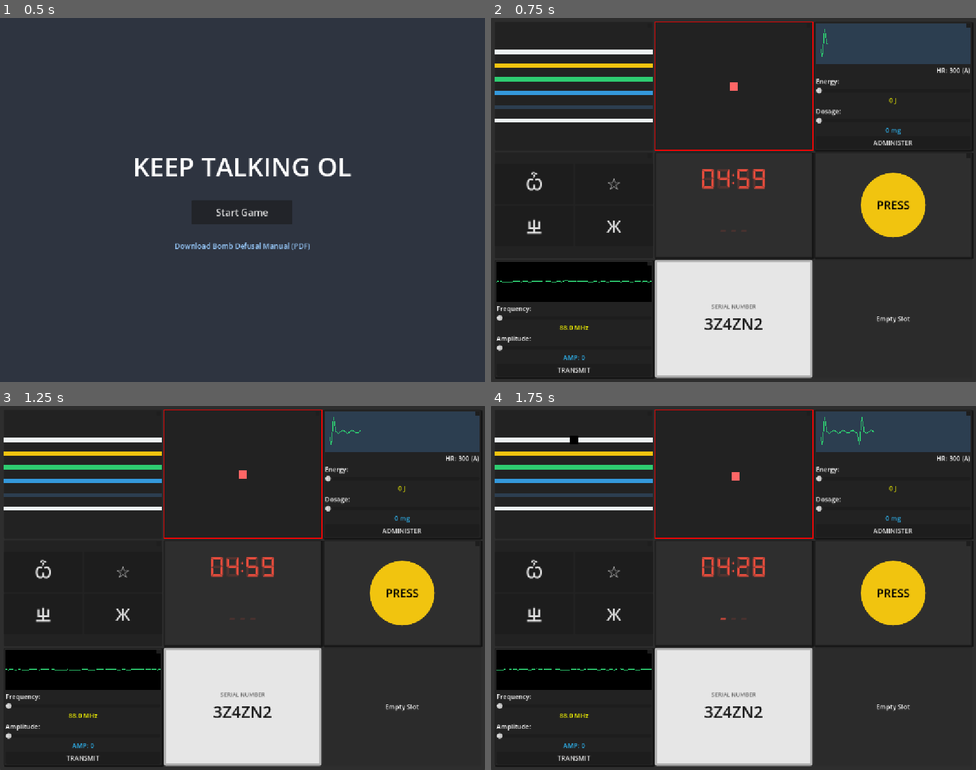
Above: before the commit, frames 1-4 (two rows, left to right).
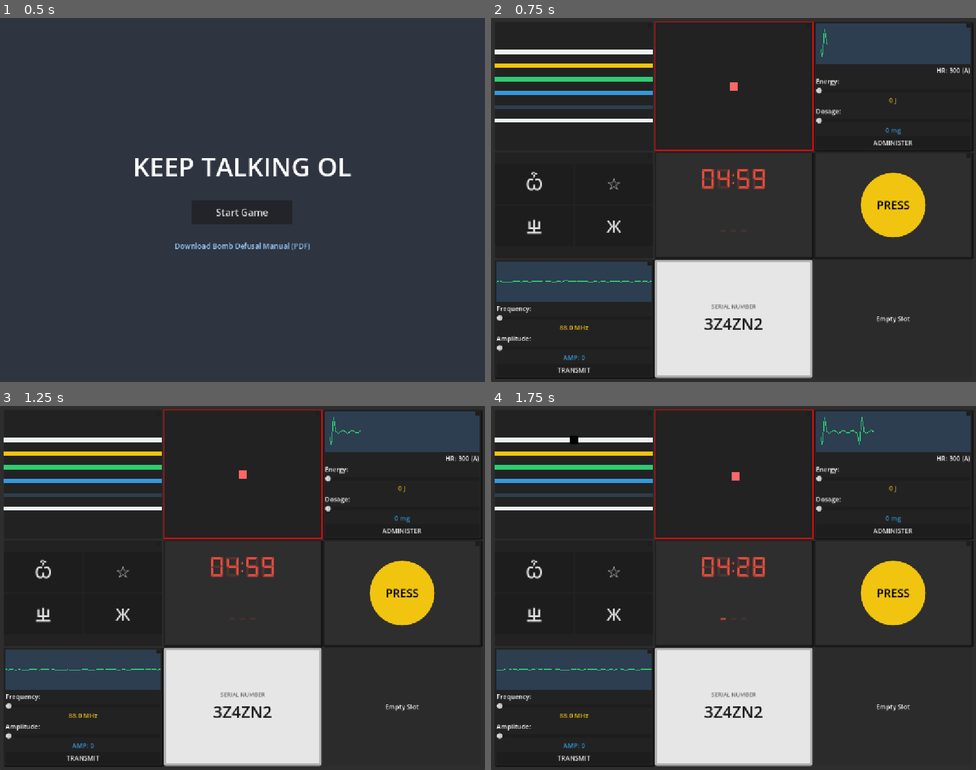
Above: after the commit, the same moments.

Repository: yutianzhe30/KeepTalkingOL
Game: Godot game, scene res://Scenes/UI/MainMenu.tscn
The game is run twice, just before and just after one commit, with the same random seed, the same clock (stepped at 60 frames per second) and the same inputs.
Inputs (mouse positions are in pixels of both pictures, inside the frame that each line leads up to):
- Up to frame 1 (0.5 s): no input
- Up to frame 2 (0.75 s): click "Start Game" at 0.5 s
- Up to frame 3 (1.25 s): no input
- Up to frame 4 (1.75 s): click (573, 438) at 1.27 s

Frame 1 is identical in both runs. In frame 2, 3.5% of the frame differs, in the area x 1-84%, y 22-94%; in frame 3, 3.5%; in frame 4, 3.5%.

Commit message:
refactor

Diff:
--- a/Scripts/BombManager.gd
+++ b/Scripts/BombManager.gd
@@ -22,7 +22,7 @@
 			var module := child as BaseModule
 
 			# Filter out modules that are not puzzles
-			if not module.name in ["BalanceModule", "TimerModule", "SerialNumberModule", "PlaceholderModule", "Placeholder5", "Placeholder6"]:
+			if module.is_solvable:
 				total_solvable += 1
 
 			module.module_struck.connect(_on_module_struck.bind(module))
@@ -63,7 +63,7 @@
 
 func _on_module_solved(module: BaseModule) -> void:
 	if game_ended: return
-	if module.name in ["BalanceModule", "TimerModule", "SerialNumberModule"]: return
+	if not module.is_solvable: return
 
 	current_solved += 1
 	print("BombManager solved: ", module.name, " (", current_solved, "/", total_solvable, ")")
--- a/Scripts/Modules/BalanceModule.gd
+++ b/Scripts/Modules/BalanceModule.gd
@@ -2,6 +2,9 @@
 
 @onready var ball = $ReferenceRect/Ball
 @onready var boundary = $ReferenceRect
+
+func _init() -> void:
+	is_solvable = false
 
 var velocity: Vector2 = Vector2.ZERO
 var position_offset: Vector2 = Vector2.ZERO # Position relative to center
--- a/Scripts/Modules/BaseModule.gd
+++ b/Scripts/Modules/BaseModule.gd
@@ -1,5 +1,7 @@
 class_name BaseModule
 extends Control
+
+@export var is_solvable: bool = true
 
 signal module_solved
 signal module_struck
--- a/Scripts/Modules/ECGModule.gd
+++ b/Scripts/Modules/ECGModule.gd
@@ -41,6 +41,8 @@
 	# Apply Global Colors
 	ecg_line.default_color = GlobalColors.COLOR_GREEN
 	ecg_display_rect.color = GlobalColors.COLOR_BLACK
+	energy_label.add_theme_color_override("font_color", GlobalColors.COLOR_YELLOW)
+	dosage_label.add_theme_color_override("font_color", GlobalColors.COLOR_BLUE)
 
 	administer_btn.pressed.connect(_on_administer_pressed)
 	energy_slider.value_changed.connect(_on_energy_changed)
--- a/Scripts/Modules/RadioModule.gd
+++ b/Scripts/Modules/RadioModule.gd
@@ -42,6 +42,12 @@
 	tuner_slider.value_changed.connect(_on_frequency_changed)
 	amp_slider.value_changed.connect(_on_amplitude_changed)
 	transmit_btn.pressed.connect(_on_transmit_pressed)
+
+	# Apply Global Colors
+	oscilloscope_bg.color = GlobalColors.COLOR_BLACK
+	waveform_line.default_color = GlobalColors.COLOR_GREEN
+	frequency_label.add_theme_color_override("font_color", GlobalColors.COLOR_YELLOW)
+	amp_label.add_theme_color_override("font_color", GlobalColors.COLOR_BLUE)
 
 	_setup_audio_streams()
 	_determine_target()
--- a/Scripts/Modules/TimerModule.gd
+++ b/Scripts/Modules/TimerModule.gd
@@ -10,6 +10,9 @@
 var is_running: bool = false
 var last_tick_second: int = -1
 var strike_count: int = 0
+
+func _init() -> void:
+	is_solvable = false
 
 func _ready():
 	# Apply Global Colors
